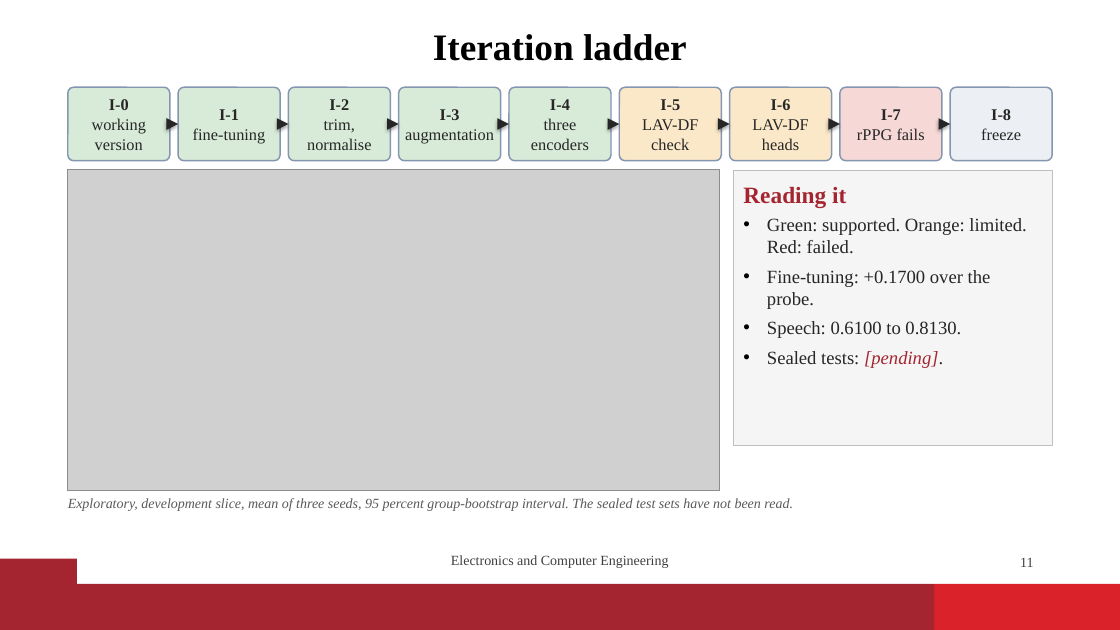
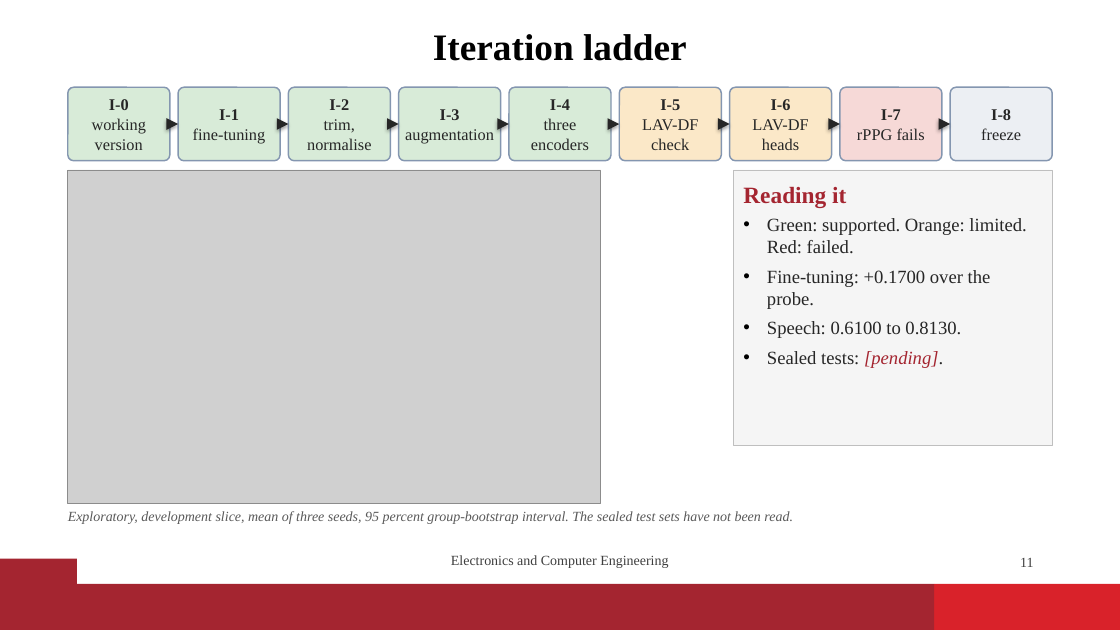
Before and after one commit to vaibhavshiroorkar/deepfake-detection, a slide deck: slide 11 of slides/DeepFake_Detection_Presentation.pptx. Drawn at 1120x630 pixels with LibreOffice and Linux fonts; fonts in the diff are those of the drawing; grey boxes stand for pictures; background and template pictures are left out. Boxes give left, top, right and bottom in pixels: in the first picture for what was removed or moved away, otherwise in the second. Text is boxed around its words. In the diff, an @@ line names an element or a change of style, - is before the commit and + after.

```diff
--- a/slides/DeepFake_Detection_Presentation.pptx
+++ b/slides/DeepFake_Detection_Presentation.pptx
@@ picture resized from (x1=68, y1=170, x2=720, y2=491) to (x1=68, y1=170, x2=601, y2=503) @@
@@ text "Exploratory, development slice, mean of ..." moved from (x1=68, y1=498, x2=793, y2=511) to (x1=68, y1=511, x2=793, y2=524) @@
```
Also in this commit, not shown: 3 other slides changed, 50 other files.
